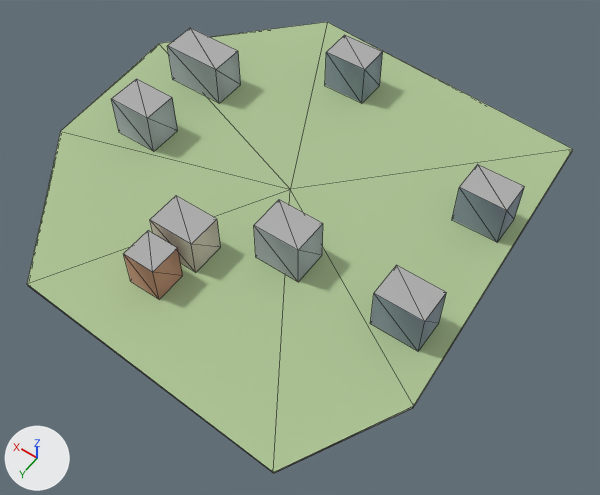
The glTF model godot_project/remake/sky/islands/SKY-063.lod2.glb, before and after one commit.
Both versions are drawn from a 50 mm camera at (-180.0, 251.0, 342.0) aimed at (-10.0, 13.0, -33.0). Every picture has the same lights, and +X, +Y and +Z are marked at lower left. The first picture is the older version. Mesh edges are drawn as thin lines. Vertices at exactly the same position are counted once.

In view in the first picture: 'buildings', 'deck', 'rock'.
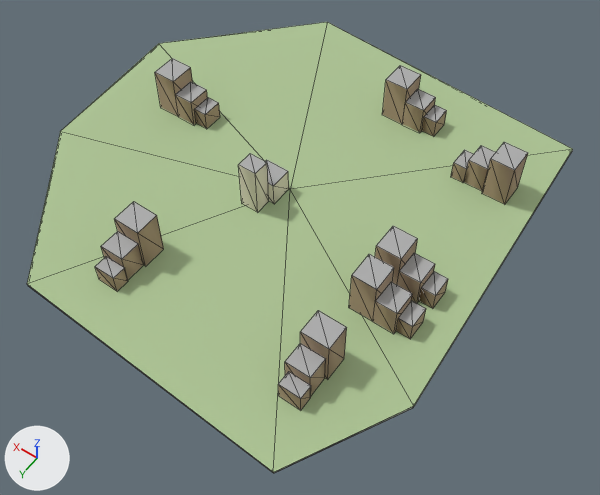
Location of each change, [x1, y1, x2, y2] in pixels of the pictures (600 x 495 px; the box of a moved part takes in the faces that stretch with it):
'buildings', reshaped (9% taller): before [111, 28, 525, 351]; after [95, 58, 528, 410]
part 1 of me_buildings, moved or reshaped: before [254, 199, 323, 281]; after [239, 153, 269, 212]
part 2 of me_buildings, moved or reshaped: before [111, 79, 177, 151]; after [266, 160, 289, 203]
part 3 of me_buildings, moved or reshaped: before [325, 35, 383, 103]; after [422, 105, 447, 136]
part 4 of me_buildings, moved or reshaped: before [452, 164, 525, 242]; after [482, 142, 528, 204]
part 5 of me_buildings, moved or reshaped: before [370, 265, 446, 351]; after [464, 145, 496, 191]
part 6 of me_buildings, moved or reshaped: before [168, 28, 241, 103]; after [451, 150, 474, 183]
part 7 of me_buildings, moved or reshaped: before [150, 196, 220, 272]; after [194, 97, 220, 128]
part 8 of me_buildings, moved or reshaped: before [124, 230, 183, 299]; after [396, 301, 426, 339]
part 9 of me_buildings, added: after [419, 271, 448, 308]
part 10 of me_buildings, added: after [114, 201, 164, 266]
part 11 of me_buildings, added: after [101, 231, 143, 279]
part 12 of me_buildings, added: after [95, 256, 128, 291]
part 13 of me_buildings, added: after [300, 311, 347, 379]
part 14 of me_buildings, added: after [285, 343, 326, 395]
part 15 of me_buildings, added: after [278, 371, 311, 410]
part 16 of me_buildings, added: after [382, 65, 436, 132]
part 17 of me_buildings, added: after [155, 58, 208, 125]
part 18 of me_buildings, added: after [349, 254, 412, 333]
part 19 of me_buildings, added: after [375, 226, 435, 303]

Edits to the bpy script that builds the scene:
```text
Change me_buildings:
    remove me_buildings.from_pydata(...)  # 64 vertices, 80 faces; spans x -106.0..116.0, y -98.0..101.0, z 0.0..26.0
    add me_buildings.from_pydata(...)  # 180 vertices, 230 faces; spans x -100.0..106.0, y -92.0..110.0, z 0.0..30.0
    me_buildings part 1: the loose piece of 8 vertices spanning x -36.0..-10.0, y 31.0..52.0, z 0.0..26.0 is scaled about its middle by (0.407, 0.476, 1.17), then moved by (37.0, -19.0, 2.0)
    me_buildings part 2: the loose piece of 8 vertices spanning x 84.0..112.0, y 4.0..26.0, z 0.0..26.0 is scaled about its middle by (0.537, 0.643, 0.559), then moved by (-86.0, -4.0, -6.0)
    me_buildings part 3: the loose piece of 8 vertices spanning x 10.0..36.0, y -98.0..-78.0, z 0.0..26.0 is scaled about its middle by (0.296, 0.625, 0.436), then moved by (-59.0, 3.0, -7.0)
    me_buildings part 4: the loose piece of 8 vertices spanning x -106.0..-80.0, y -49.0..-29.0, z 0.0..26.0 is scaled about its middle by (0.519, 0.775, 1.05), then moved by (2.0, -24.0, 1.0)
    me_buildings part 5: the loose piece of 8 vertices spanning x -106.0..-80.0, y 32.0..52.0, z 0.0..26.0 is scaled about its middle by (0.444, 0.7, 0.681), then moved by (15.0, -106.0, -4.0)
    me_buildings part 6: the loose piece of 8 vertices spanning x 80.0..116.0, y -49.0..-28.0, z 0.0..26.0 is scaled about its middle by (0.216, 0.595, 0.436), then moved by (-166.0, -24.0, -7.0)
    me_buildings part 7: the loose piece of 8 vertices spanning x 10.0..36.0, y 58.0..78.0, z 0.0..23.0 is scaled about its middle by (0.296, 0.625, 0.492), then moved by (53.0, -80.0, -6.0)
    me_buildings part 8: the loose piece of 8 vertices spanning x 14.0..32.0, y 83.0..101.0, z 0.0..23.0 is scaled about its middle by (0.421, 0.694, 0.492), then moved by (-119.0, -50.0, -6.0)
    me_buildings part 9: the loose piece of 8 vertices spanning x -106.0..-80.0, y 32.0..52.0, z 0.0..26.0 is copied, and the copy is scaled about its middle by (0.296, 0.625, 0.436), then moved by (-3.0, -22.0, -7.0); it spans x -100.0..-92.0, y 14.0..27.0, z 0.0..11.0
    me_buildings part 10: the loose piece of 8 vertices spanning x 14.0..32.0, y 83.0..101.0, z 0.0..23.0 is copied, and the copy is scaled about its middle by (0.816, 0.778, 1.18), then moved by (18.0, -9.0, 2.0); it spans x 33.0..48.0, y 75.0..90.0, z 0.0..27.0
    me_buildings part 11: the loose piece of 8 vertices spanning x 14.0..32.0, y 83.0..101.0, z 0.0..23.0 is copied, and the copy is scaled about its middle by (0.737, 0.667, 0.769), then moved by (18.0, 4.0, -3.0); it spans x 34.0..48.0, y 89.0..102.0, z 0.0..17.0
    me_buildings part 12: the loose piece of 8 vertices spanning x 14.0..32.0, y 83.0..101.0, z 0.0..23.0 is copied, and the copy is scaled about its middle by (0.658, 0.444, 0.492), then moved by (17.0, 14.0, -6.0); it spans x 34.0..46.0, y 101.0..110.0, z 0.0..11.0
    me_buildings part 13: the loose piece of 8 vertices spanning x -106.0..-80.0, y 32.0..52.0, z 0.0..26.0 is copied, and the copy is scaled about its middle by (0.574, 0.7, 1.05), then moved by (21.0, 41.0, 1.0); it spans x -80.0..-65.0, y 75.0..90.0, z 0.0..27.0
    me_buildings part 14: the loose piece of 8 vertices spanning x -106.0..-80.0, y 32.0..52.0, z 0.0..26.0 is copied, and the copy is scaled about its middle by (0.519, 0.6, 0.681), then moved by (22.0, 54.0, -4.0); it spans x -78.0..-65.0, y 89.0..102.0, z 0.0..17.0
    me_buildings part 15: the loose piece of 8 vertices spanning x -106.0..-80.0, y 32.0..52.0, z 0.0..26.0 is copied, and the copy is scaled about its middle by (0.463, 0.4, 0.436), then moved by (20.0, 64.0, -7.0); it spans x -79.0..-66.0, y 101.0..110.0, z 0.0..11.0
    me_buildings part 16: a new loose piece of 15 vertices spanning x -32.0..-6.0, y -92.0..-76.0, z 0.0..27.0, in mat_sky_lod_bldg
    me_buildings part 17: a new loose piece of 15 vertices spanning x 80.0..106.0, y -20.0..-5.0, z 0.0..27.0, in mat_sky_lod_bldg
    me_buildings part 18: a new loose piece of 15 vertices spanning x -92.0..-66.0, y 35.0..50.0, z 0.0..27.0, in mat_sky_lod_bldg
    me_buildings part 19: a new loose piece of 15 vertices spanning x -92.0..-66.0, y 13.0..29.0, z 0.0..27.0, in mat_sky_lod_bldg
```
